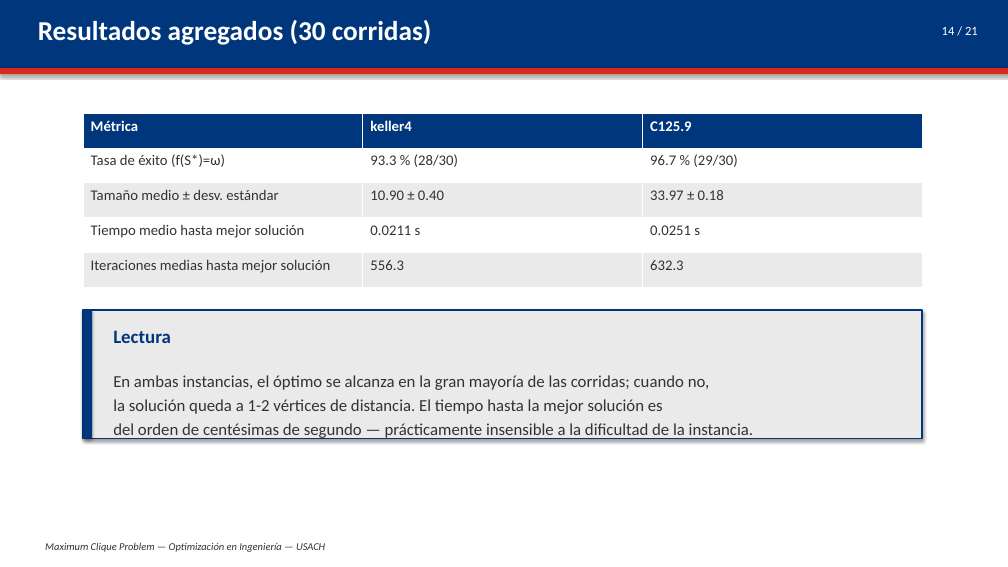
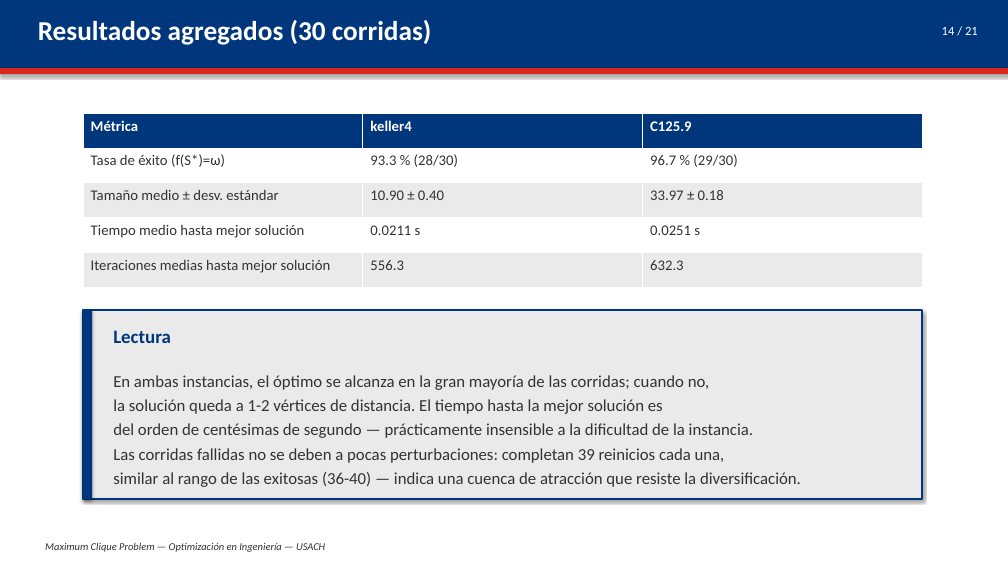
Before and after one commit to dmm-usach/lab-opti, a slide deck: slide 14 of presentacion/Presentacion_MCP.pptx. Drawn at 1008x567 pixels with LibreOffice and Linux fonts; fonts in the diff are those of the drawing. Boxes give left, top, right and bottom in pixels: in the first picture for what was removed or moved away, otherwise in the second. Text is boxed around its words. In the diff, an @@ line names an element or a change of style, - is before the commit and + after.

```diff
--- a/presentacion/Presentacion_MCP.pptx
+++ b/presentacion/Presentacion_MCP.pptx
@@ rectangle: place and size @@
-rectangle at (83, 310, 923, 439)
+rectangle at (83, 310, 923, 499)
@@ rectangle: place and size @@
-rectangle at (83, 310, 92, 439)
+rectangle at (83, 310, 92, 499)
@@ text at (113, 448, 801, 487): paragraphs added @@
+Las corridas fallidas no se deben a pocas perturbaciones: completan 39 reinicios cada una,
+similar al rango de las exitosas (36-40) — indica una cuenca de atracción que resiste la diversificación.
```
Also in this commit, not shown: 2 other slides changed, 5 other files.
